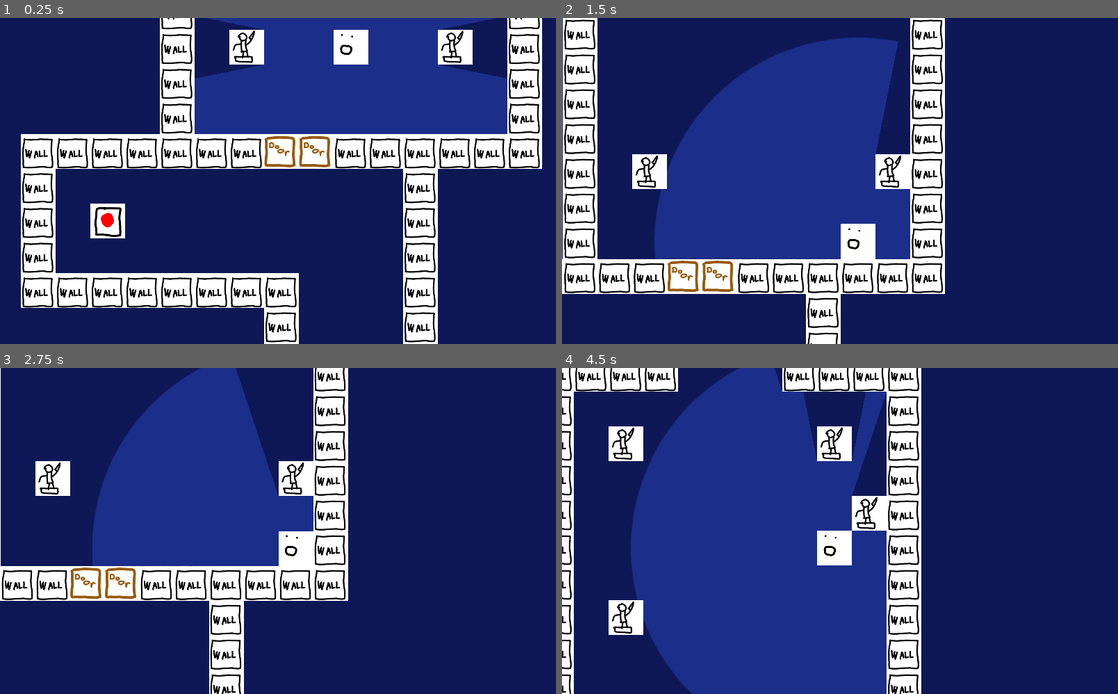
Above: before the commit, frames 1-4 (two rows, left to right).
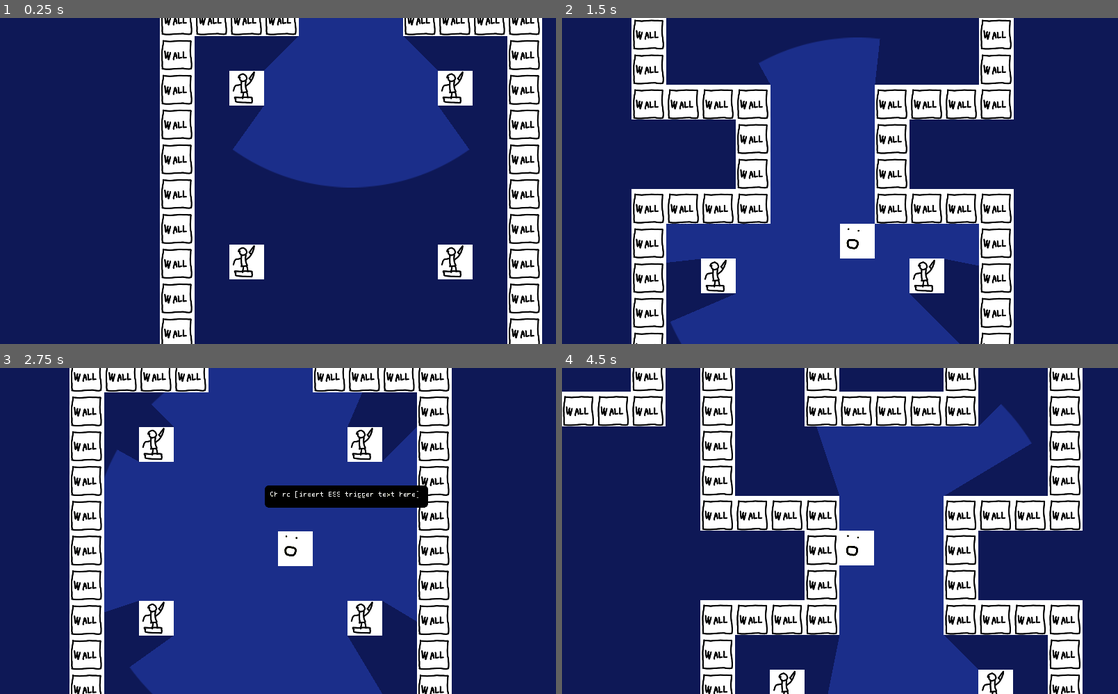
Above: after the commit, the same moments.

Repository: johnfn/LD50
Game: Godot game, scene res://MainScene.tscn
The game is run twice, just before and just after one commit, with the same random seed, the same clock (stepped at 60 frames per second) and the same inputs.
Inputs:
- Up to frame 1 (0.25 s): no input
- Up to frame 2 (1.5 s): hold D (right) 0.53-1.28 s; tap E (interact) at 0.6, 1.35 s; hold S (down) from 1.28 s (still down)
- Up to frame 3 (2.75 s): release S (down) at 2.03 s; hold D (right) from 2.03 s (still down); tap E (interact) at 2.1 s
- Up to frame 4 (4.5 s): release D (right) at 2.78 s; hold W (up) 2.78-3.53 s; tap E (interact) at 2.85, 3.6, 4.35 s; hold A (left) from 3.53 s (still down)

The runs differ from the first frame. In frame 1, 40% of the frame differs, in the area x 3-98%, y 0-100%; in frame 2, 44%; in frame 3, 49%; in frame 4, 67%, in the area x 0-94%, y 0-100%.

Commit message:
finish off first level ish

Diff:
--- a/Level1.tscn
+++ b/Level1.tscn
@@ -1,7 +1,6 @@
-[gd_scene load_steps=9 format=2]
+[gd_scene load_steps=8 format=2]
 
 [ext_resource path="res://PushableStatue.tscn" type="PackedScene" id=1]
-[ext_resource path="res://StartLocation.tscn" type="PackedScene" id=2]
 [ext_resource path="res://Wall.tscn" type="PackedScene" id=3]
 [ext_resource path="res://Door.tscn" type="PackedScene" id=4]
 [ext_resource path="res://scripts/evil_shadow_trigger.gd" type="Script" id=5]
@@ -551,6 +550,54 @@
 [node name="Wall131" parent="Walls" instance=ExtResource( 3 )]
 position = Vector2( 1152, -5632 )
 
+[node name="Wall242" parent="Walls" instance=ExtResource( 3 )]
+position = Vector2( 1152, -5760 )
+
+[node name="Wall243" parent="Walls" instance=ExtResource( 3 )]
+position = Vector2( 1152, -5888 )
+
+[node name="Wall244" parent="Walls" instance=ExtResource( 3 )]
+position = Vector2( 640, -5888 )
+
+[node name="Wall245" parent="Walls" instance=ExtResource( 3 )]
+position = Vector2( 640, -5760 )
+
+[node name="Wall246" parent="Walls" instance=ExtResource( 3 )]
+position = Vector2( 1152, -6016 )
+
+[node name="Wall247" parent="Walls" instance=ExtResource( 3 )]
+position = Vector2( 1152, -6144 )
+
+[node name="Wall250" parent="Walls" instance=ExtResource( 3 )]
+position = Vector2( 1280, -6272 )
+
+[node name="Wall251" parent="Walls" instance=ExtResource( 3 )]
+position = Vector2( 1408, -6272 )
+
+[node name="Wall252" parent="Walls" instance=ExtResource( 3 )]
+position = Vector2( 1536, -6272 )
+
+[node name="Wall253" parent="Walls" instance=ExtResource( 3 )]
+position = Vector2( 1664, -6400 )
+
+[node name="Wall248" parent="Walls" instance=ExtResource( 3 )]
+position = Vector2( 640, -6144 )
+
+[node name="Wall254" parent="Walls" instance=ExtResource( 3 )]
+position = Vector2( 512, -6272 )
+
+[node name="Wall255" parent="Walls" instance=ExtResource( 3 )]
+position = Vector2( 384, -6272 )
+
+[node name="Wall256" parent="Walls" instance=ExtResource( 3 )]
+position = Vector2( 256, -6272 )
+
+[node name="Wall257" parent="Walls" instance=ExtResource( 3 )]
+position = Vector2( 128, -6400 )
+
+[node name="Wall249" parent="Walls" instance=ExtResource( 3 )]
+position = Vector2( 640, -6016 )
+
 [node name="Wall132" parent="Walls" instance=ExtResource( 3 )]
 position = Vector2( 1152, -5376 )
 
@@ -731,6 +778,38 @@
 [node name="Door2" parent="Objects/SwitchAndDoors2" instance=ExtResource( 4 )]
 position = Vector2( 1024, -1024 )
 
+[node name="SwitchAndDoors3" type="Node2D" parent="Objects"]
+position = Vector2( -256, -1024 )
+
+[node name="Switch" parent="Objects/SwitchAndDoors3" instance=ExtResource( 6 )]
+position = Vector2( -128, -3456 )
+linked_doors = [ NodePath("../Door"), NodePath("../Door2"), NodePath("../Door3") ]
+
+[node name="Door" parent="Objects/SwitchAndDoors3" instance=ExtResource( 4 )]
+position = Vector2( 1024, -4352 )
+
+[node name="Door2" parent="Objects/SwitchAndDoors3" instance=ExtResource( 4 )]
+position = Vector2( 1152, -4352 )
+
+[node name="Door3" parent="Objects/SwitchAndDoors3" instance=ExtResource( 4 )]
+position = Vector2( 1280, -4352 )
+
+[node name="SwitchAndDoors4" type="Node2D" parent="Objects"]
+position = Vector2( -256, -1024 )
+
+[node name="Switch" parent="Objects/SwitchAndDoors4" instance=ExtResource( 6 )]
+position = Vector2( 2560, -3584 )
+linked_doors = [ NodePath("../Door"), NodePath("../Door2"), NodePath("../Door3") ]
+
+[node name="Door" parent="Objects/SwitchAndDoors4" instance=ExtResource( 4 )]
+position = Vector2( 1024, -4608 )
+
+[node name="Door2" parent="Objects/SwitchAndDoors4" instance=ExtResource( 4 )]
+position = Vector2( 1152, -4608 )
+
+[node name="Door3" parent="Objects/SwitchAndDoors4" instance=ExtResource( 4 )]
+position = Vector2( 1280, -4608 )
+
 [node name="PushableStatue" parent="Objects" instance=ExtResource( 1 )]
 position = Vector2( 512, -2432 )
 
@@ -742,9 +821,6 @@
 
 [node name="PushableStatue4" parent="Objects" instance=ExtResource( 1 )]
 position = Vector2( 512, -3072 )
-
-[node name="StartLocation" parent="." instance=ExtResource( 2 )]
-position = Vector2( 896, -2432 )
 
 [node name="Areas" type="Node2D" parent="."]
 
--- a/MainScene.tscn
+++ b/MainScene.tscn
@@ -26,7 +26,7 @@
 [node name="Level1" parent="." instance=ExtResource( 2 )]
 
 [node name="Player" parent="." instance=ExtResource( 1 )]
-position = Vector2( 512, -512 )
+position = Vector2( 896, -3456 )
 
 [node name="Dialog" parent="Player" instance=ExtResource( 10 )]
 
--- a/scripts/globals.gd
+++ b/scripts/globals.gd
@@ -1,7 +1,6 @@
 extends Node2D
 
 onready var Player: Player = $"/root/Root/Player"
-onready var StartLocation = $"/root/Root/Level1/StartLocation"
 
 var is_showing_dialog = false
 var grid_size = 128
--- a/scripts/player.gd
+++ b/scripts/player.gd
@@ -8,10 +8,6 @@
 var ticks_to_move = 0.1
 onready var dialog = $Dialog
 
-func go_to_start_location():
-  position = Globals.StartLocation.global_position
-  Globals.StartLocation.queue_free()
-
 func round_position(target):
   target.position.x = round(target.position.x / size) * size
   target.position.y = round(target.position.y / size) * size
@@ -19,7 +15,6 @@
 func _ready():
   dialog.visible = false
 
-  go_to_start_location()
   round_position(self)
 
 func _process(delta):
